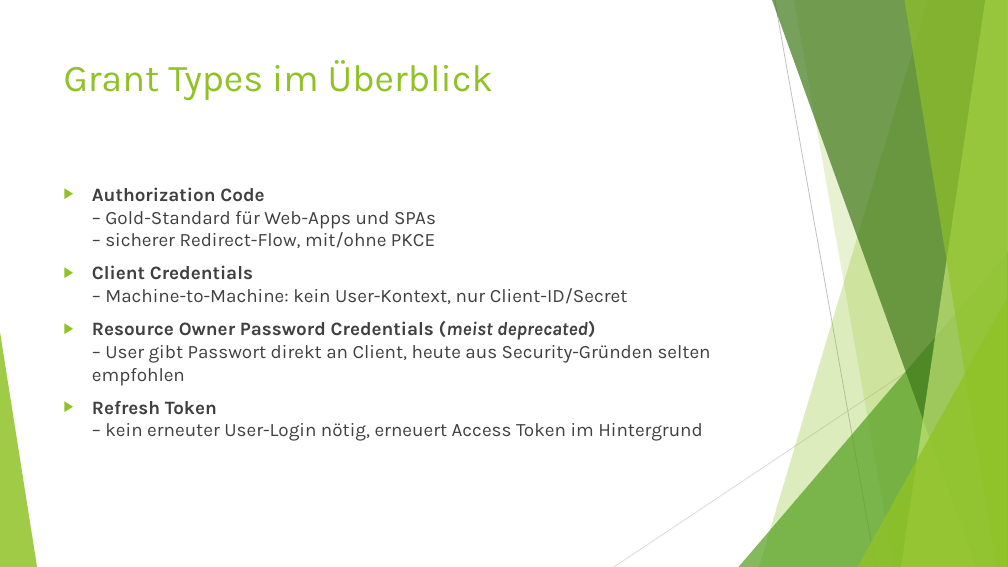
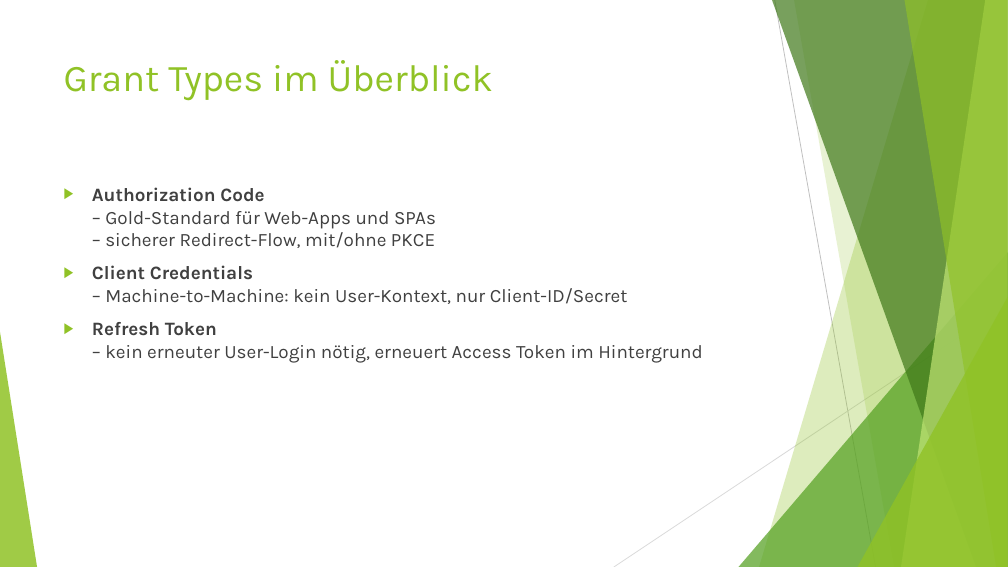
Before and after one commit to MichaelZett/20250708_Spring_Security, a slide deck: slide 117 of Spring_Security.pptx (slide 115 before the commit). Drawn at 1008x567 pixels with LibreOffice and Linux fonts; fonts in the diff are those of the drawing. Boxes give left, top, right and bottom in pixels: in the first picture for what was removed or moved away, otherwise in the second. Text is boxed around its words. In the diff, an @@ line names an element or a change of style, - is before the commit and + after.

```diff
--- a/Spring_Security.pptx
+++ b/Spring_Security.pptx
@@ text at <box>92,321,711,386</box>: paragraph removed @@
-▶ Resource Owner Password Credentials (meist deprecated)
-  – User gibt Passwort direkt an Client, heute aus Security-Gründen selten empfohlen
```
Also in this commit, not shown: 7 other slides changed, 4 slides added, 7 slides removed.
